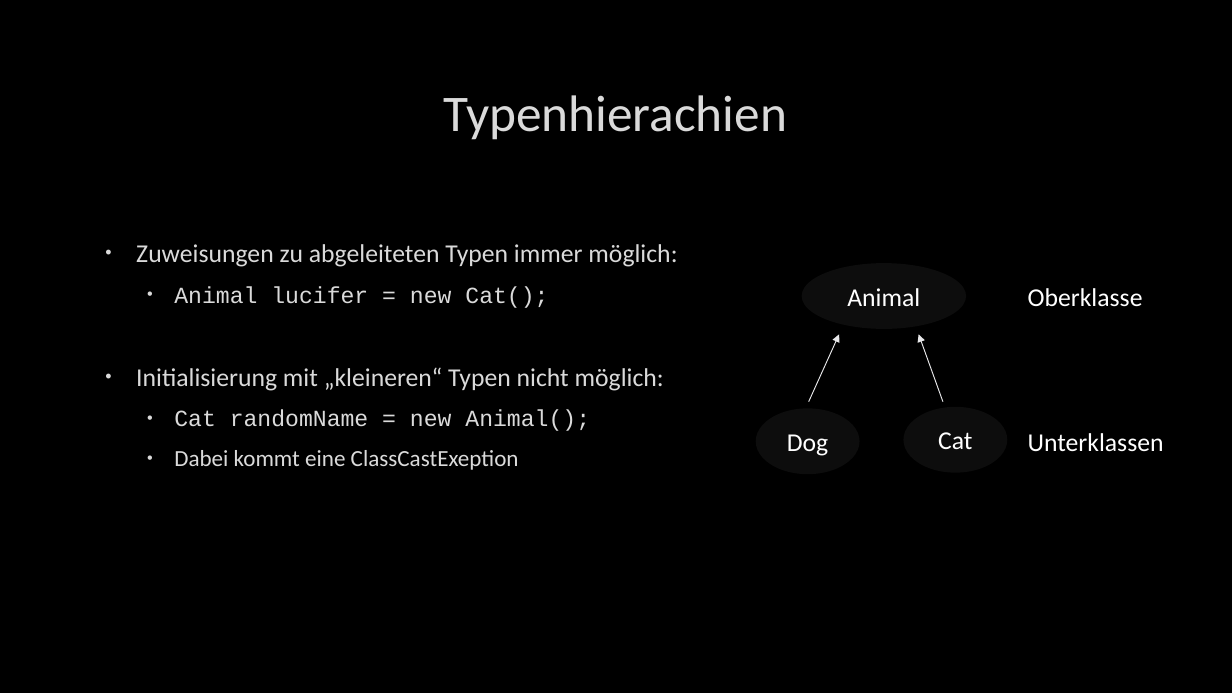
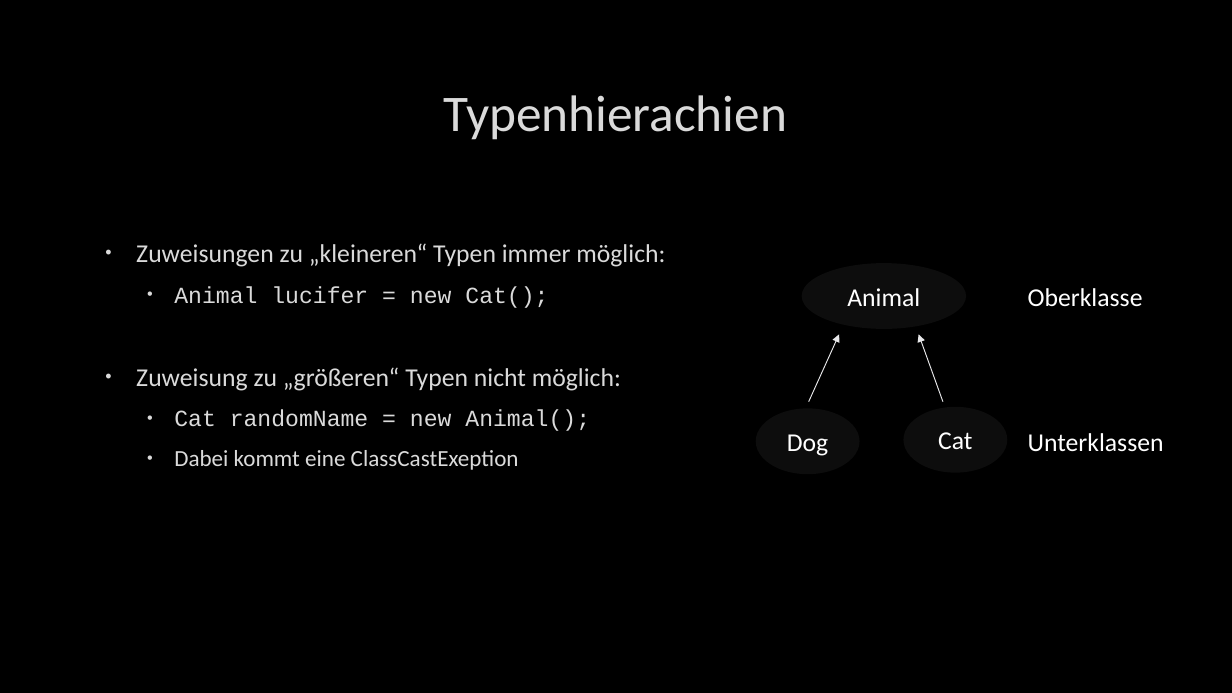
Before and after one commit to lenzge/wgplaner, a slide deck: slide 8 of Nachdenkzettel/03_Vererbung_präsi.pptx. Drawn at 1232x693 pixels with LibreOffice and Linux fonts; fonts in the diff are those of the drawing; background and template pictures are left out. Boxes give left, top, right and bottom in pixels: in the first picture for what was removed or moved away, otherwise in the second. Text is boxed around its words. In the diff, an @@ line names an element or a change of style, - is before the commit and + after.

```diff
--- a/Nachdenkzettel/03_Vererbung_präsi.pptx
+++ b/Nachdenkzettel/03_Vererbung_präsi.pptx
@@ text at (136, 243, 665, 267): text changed @@
-• Zuweisungen zu abgeleiteten Typen immer möglich:
+• Zuweisungen zu „kleineren“ Typen immer möglich:
@@ text at (136, 367, 621, 391): text changed @@
-• Initialisierung mit „kleineren“ Typen nicht möglich:
+• Zuweisung zu „größeren“ Typen nicht möglich:
```
Also in this commit, not shown: 1 other slide changed.
